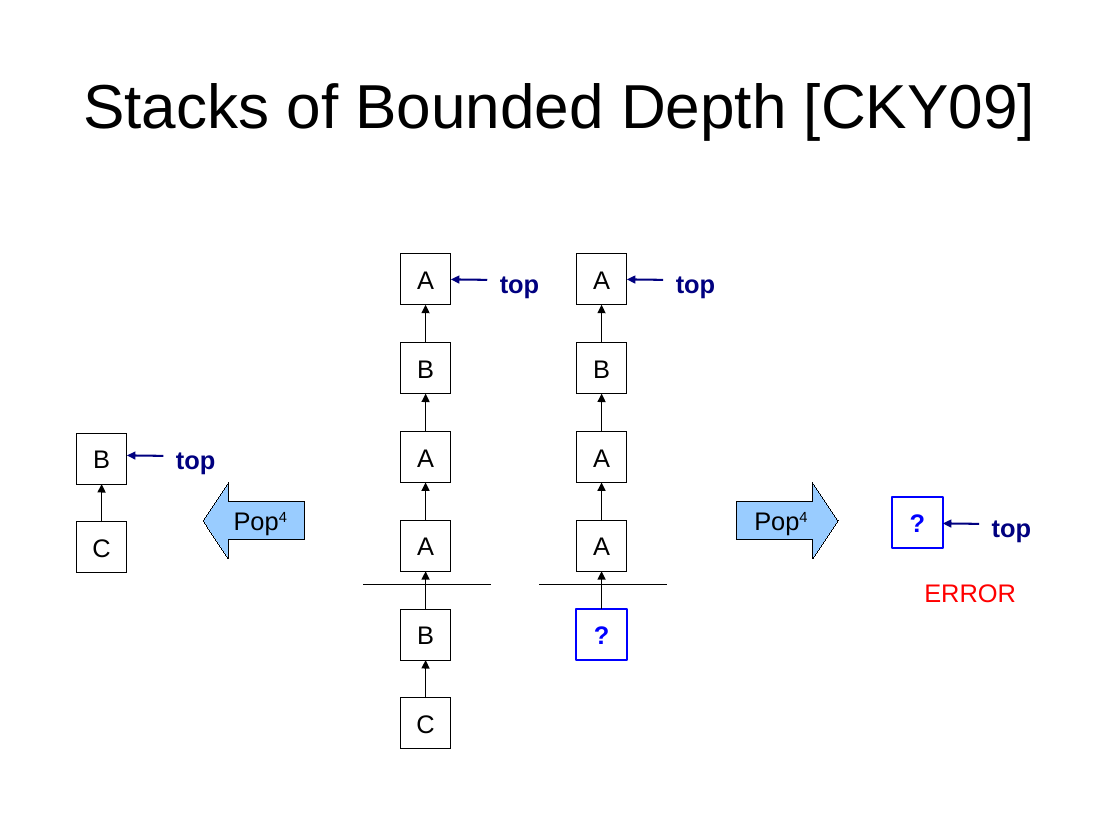
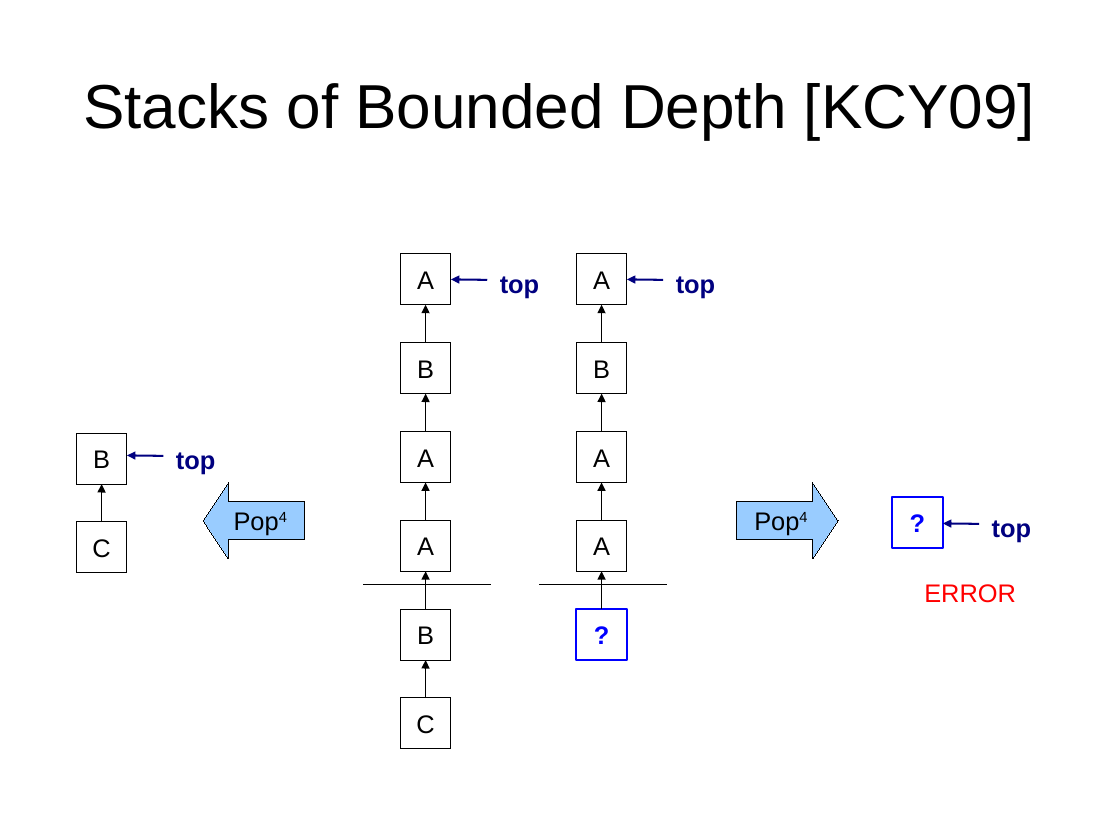
Before and after one commit to abreslav-from-google-code/abreslav, a slide deck: slide 31 of work/PL_Seminar/breslav_abstract_parsing.odp. Drawn at 1120x840 pixels with LibreOffice and Linux fonts; fonts in the diff are those of the drawing. Boxes give left, top, right and bottom in pixels: in the first picture for what was removed or moved away, otherwise in the second. Text is boxed around its words. In the diff, an @@ line names an element or a change of style, - is before the commit and + after.

```diff
--- a/work/PL_Seminar/breslav_abstract_parsing.odp
+++ b/work/PL_Seminar/breslav_abstract_parsing.odp
@@ title at bbox=[83, 83, 1035, 139]: text changed @@
-Stacks of Bounded Depth [CKY09]
+Stacks of Bounded Depth [KCY09]
```
Also in this commit, not shown: 3 other slides changed.
